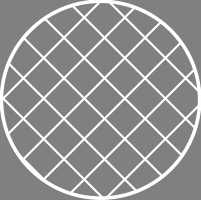
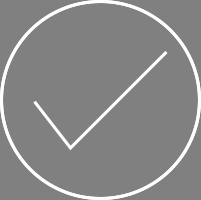
Layers edited between the first and the second w=201, h=200 image:
added layer "Vector Smart Object" (1st of 3) above "Layer 2" over (0, 0, 201, 200)
hid "Vector Smart Object" (2nd of 3) over (0, 0, 201, 200)
